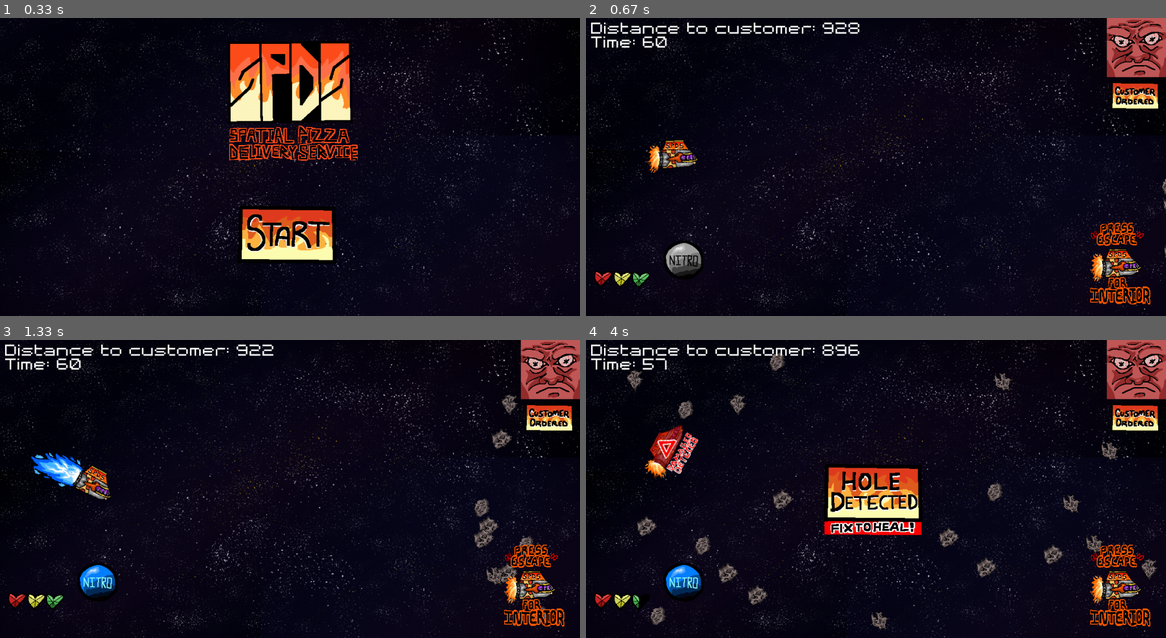
Above: before the commit, frames 1-4 (two rows, left to right).
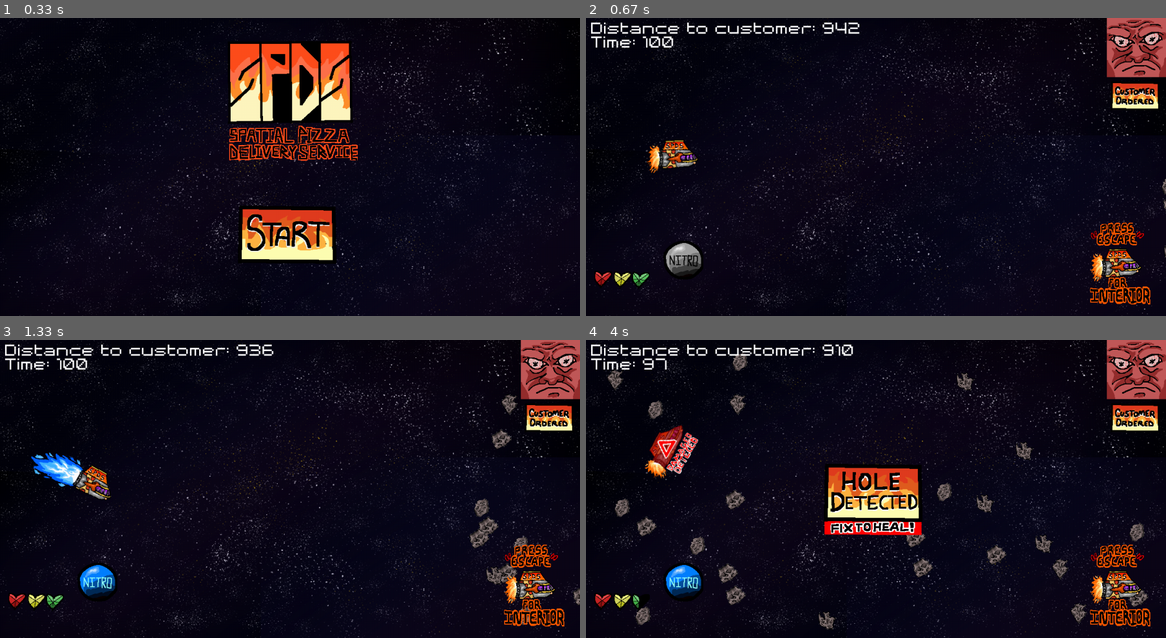
Above: after the commit, the same moments.

Repository: shar1738/SPDS-Pygame
Game: pygame game, started from main.py
The game is run twice, just before and just after one commit, with the same random seed, the same clock (stepped at 60 frames per second) and the same inputs.
Inputs (mouse positions are in pixels of both pictures, inside the frame that each line leads up to):
- Up to frame 1 (0.33 s): no input
- Up to frame 2 (0.67 s): click (876, 229) at 0.38 s
- Up to frame 3 (1.33 s): tap Space at 0.83, 1.23 s; hold Right from 1.17 s (still down)
- Up to frame 4 (4 s): tap Space at 1.53, 1.73, 2.57, 2.87, 3.13, 3.47, 3.77, 3.9 s; release Right at 1.63 s; hold Up 1.67-1.97 s; hold Left 2.5-3.03 s; hold Down 3.07-3.37 s; hold Left 3.4-3.8 s; hold Up from 3.83 s (still down)

Frame 1 is identical in both runs. In frame 2, 0.2% of the frame differs, in the area x 9-48%, y 1-10%; in frame 3, 0.5%; in frame 4, 4.1%, in the area x 3-99%, y 1-98%.

Commit message:
more polish at 4:20 am

Diff:
--- a/Entities/asteroids.py
+++ b/Entities/asteroids.py
@@ -1,6 +1,6 @@
 import pygame as pg
 import random
-from sfx import collision_sfx
+from sfx import collision_sfx, ship_boost_sfx
 from funcs_data.functions import Animation
 from funcs_data.data import ASTEROID_CONFIG, ASTEROID_SIZE
 import settings as S
@@ -24,7 +24,7 @@
 
         self.asteroid_list = []
         self.spawn_timer = 0
-        self.spawn_interval = 175
+        self.spawn_interval = 150
         self.is_inv = IS_INV
         self.inv_timer = 0
         self.can_spawn = True
@@ -94,6 +94,8 @@
             if ship.mask.overlap(asteroid_mask, offset):
                 if not self.is_inv:
                     ship.take_damage(DAMAGE_AMOUNT)
+                    ship_boost_sfx.stop()
+                    ship.is_boosting = False
                     ship.is_damaged = True
                     ship.damage_timer = 0.5
                     collision_sfx.play()
--- a/Scene/exterior.py
+++ b/Scene/exterior.py
@@ -16,7 +16,7 @@
 # =================== CONFIGURATION & CONSTANTS ===================
 DISTANCE_RATE = 5
 INI_DISTANCE = 0
-START_TIME = random.randint(60, 100)
+START_TIME = random.randint(100, 180)
 PIZZA_SPEED = 200
 
 ship_boost_sfx.set_volume(0.008)
@@ -57,7 +57,7 @@
         else:
             # First-run (or no Interior update): assign default values.
             self.player_health = self.player_ship.player_health
-            self.distance = random.randint(500, 1000)
+            self.distance = random.randint(600, 1000)
             self.game_state.ex_health = self.player_health
             self.game_state.ex_distance = self.distance
             self.health_info = EXT_UI_ELEMENTS["health"]
@@ -161,6 +161,7 @@
                 self.game_over("Assets/images/ui/cold_lose.png", 2000)
 
     def game_over(self, path, delay):
+        song.stop()
         game_over_img = pg.image.load(path).convert_alpha()
         rect = game_over_img.get_rect(center=(SCREEN_WIDTH // 2, SCREEN_HEIGHT // 2))
         self.screen.blit(game_over_img, rect.topleft)
